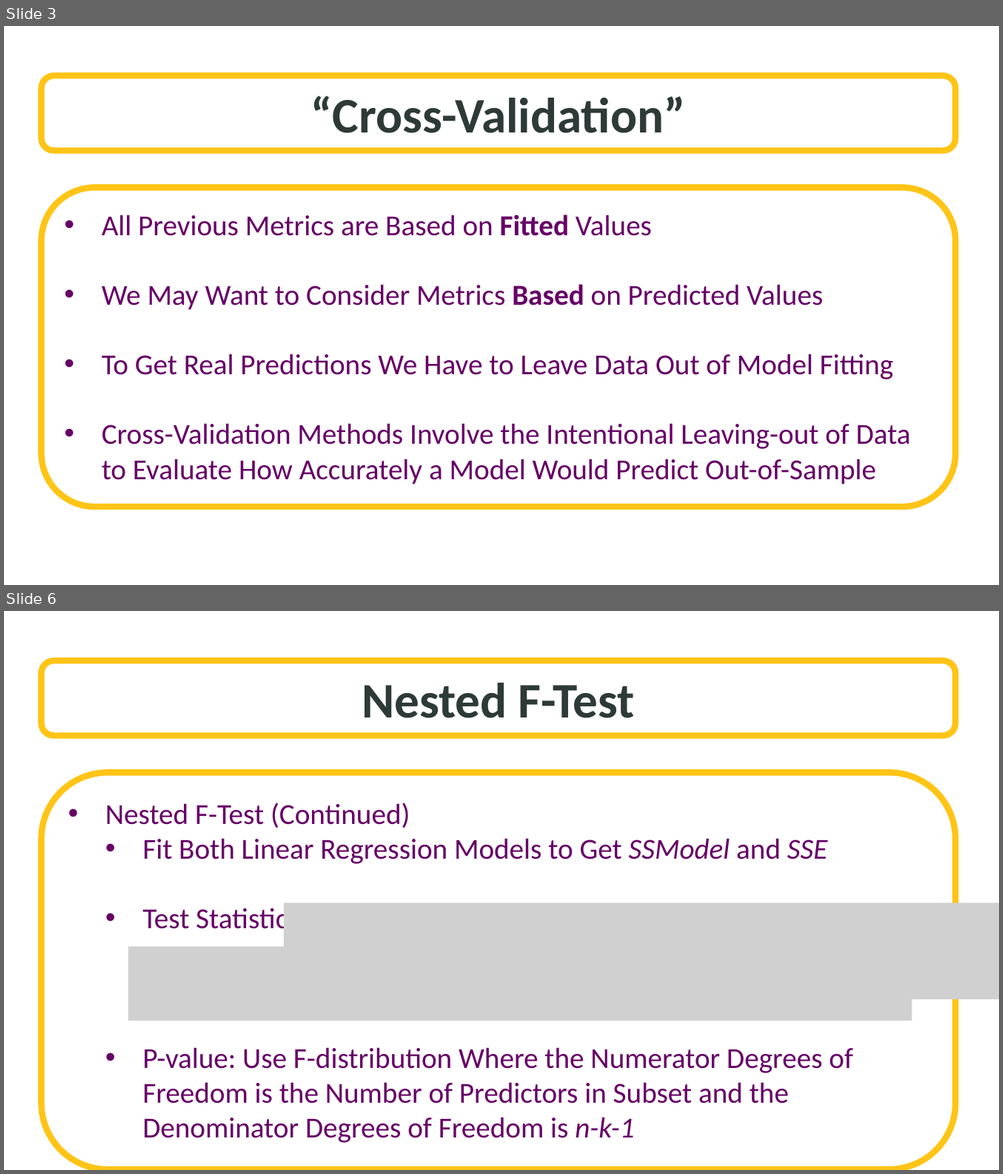
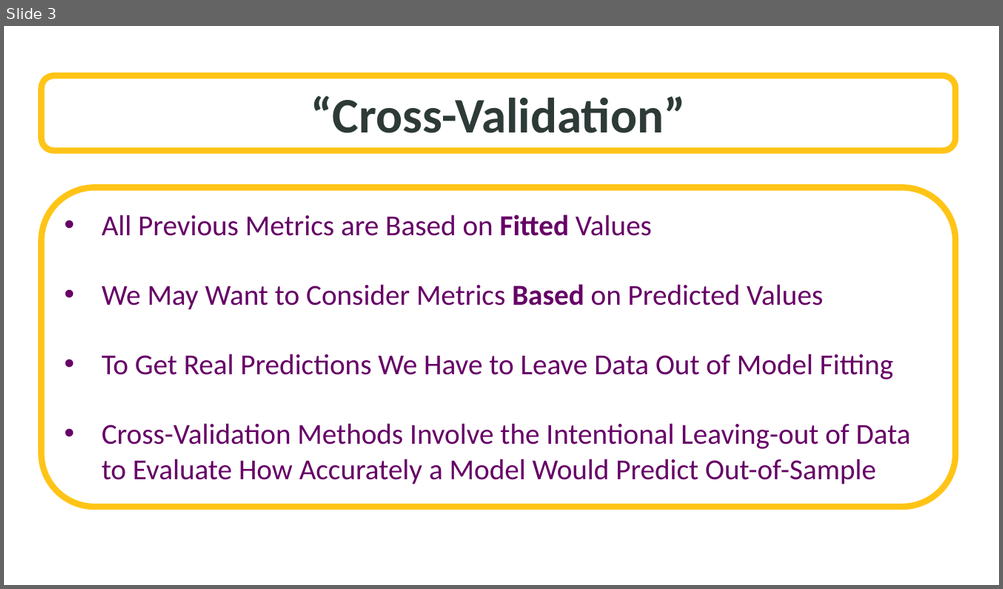
Before and after one commit to SuperMarioGiacomazzo/STOR455_WEBSITE, a slide deck: Lectures/21 - Cross Validation.pptx. Shown one above the other, each under a label of ours: slides 3 and 6 before the commit, slide 3 after it; the slides between them are not shown. The pictures are 1003x1174 and 1003x589 pixels, drawn with LibreOffice and Linux fonts; fonts in the diff are those of the drawing; grey boxes stand for pictures; background and template pictures are left out. Boxes give left, top, right and bottom in pixels: in the first picture for what was removed or moved away, otherwise in the second. Text is boxed around its words. In the diff, an @@ line names an element or a change of style, - is before the commit and + after.

```diff
--- a/Lectures/21 - Cross Validation.pptx
+++ b/Lectures/21 - Cross Validation.pptx
@@ slide 6 removed at <box>4,611,999,1170</box>, background picture (left out) @@
@@ rounded rectangle removed at <box>41,661,956,736</box> @@
-Nested F-Test
@@ rounded rectangle removed at <box>41,773,956,1170</box> @@
-• Nested F-Test (Continued)
-  • Fit Both Linear Regression Models to Get SSModel and SSE
-  • Test Statistic:
-  • P-value: Use F-distribution Where the Numerator Degrees of Freedom is the Number of Predictors in Subset and the Denominator Degrees of Freedom is n-k-1
@@ picture removed at <box>284,903,999,999</box> @@
@@ picture removed at <box>128,947,912,1022</box> @@
```
Also in this commit, not shown: 2 slides changed, 3 slides added, 2 other slides removed, 14 other files.
